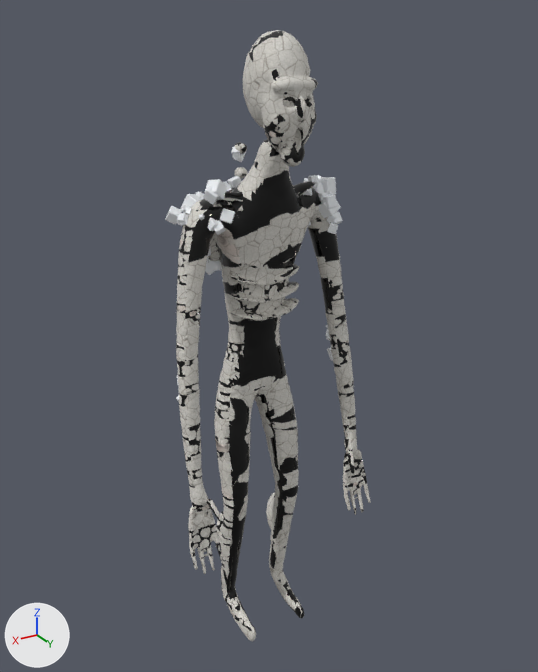
Two versions of the glTF model assets/models/qispi/qispi.gltf, one commit apart.
Camera for both pictures: a camera (50 mm lens) standing at (1.27, 2.24, 2.37) and looking at (-0.04, 0.07, 1.28). The lights are fixed; the arrows at lower left show +X, +Y and +Z. The picture after the commit comes second. Vertices at exactly the same position are counted once.

In view in the first picture: 'Qispi'.
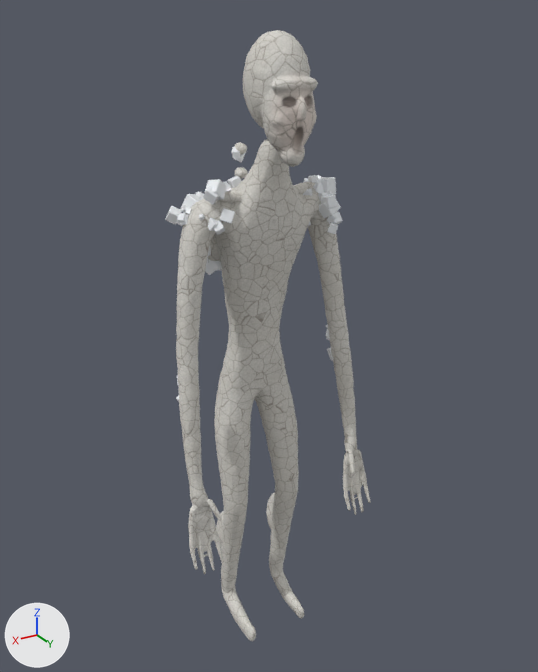
Where the change shows, as pixel boxes (x1, y1, x2, y2) in the pictures (538 x 672 px; the box of a moved part takes in the faces that stretch with it):
part 1 of me_qispi, moved or reshaped: before (176, 45, 366, 635); after (176, 32, 366, 635)
part 2 of me_qispi, surface changed (black to grey): (176, 30, 369, 639) in both

The change in detail:
me_qispi is used by ob_qispi; location (0.0, 0.0, 0.0).
me_qispi had 13676 vertices, 26776 faces and spanned x -0.4..0.4, y -0.13..0.34, z 0.0..2.33.
me_qispi now has 13471 vertices, 26366 faces and spans x -0.4..0.4, y -0.13..0.34, z 0.0..2.33.
me_qispi part 1: 65 vertices moved within x -0.32..0.38, y -0.08..0.32, z 0.04..2.25; 650 vertices removed from x -0.39..0.38, y -0.08..0.31, z 0.0..2.28; 445 vertices added at x -0.4..0.38, y -0.08..0.34, z 0.0..2.31.
me_qispi part 2: 17845 kept faces spanning x -0.4..0.4, y -0.08..0.34, z 0.0..2.33 get new texture (UV) coordinates.
